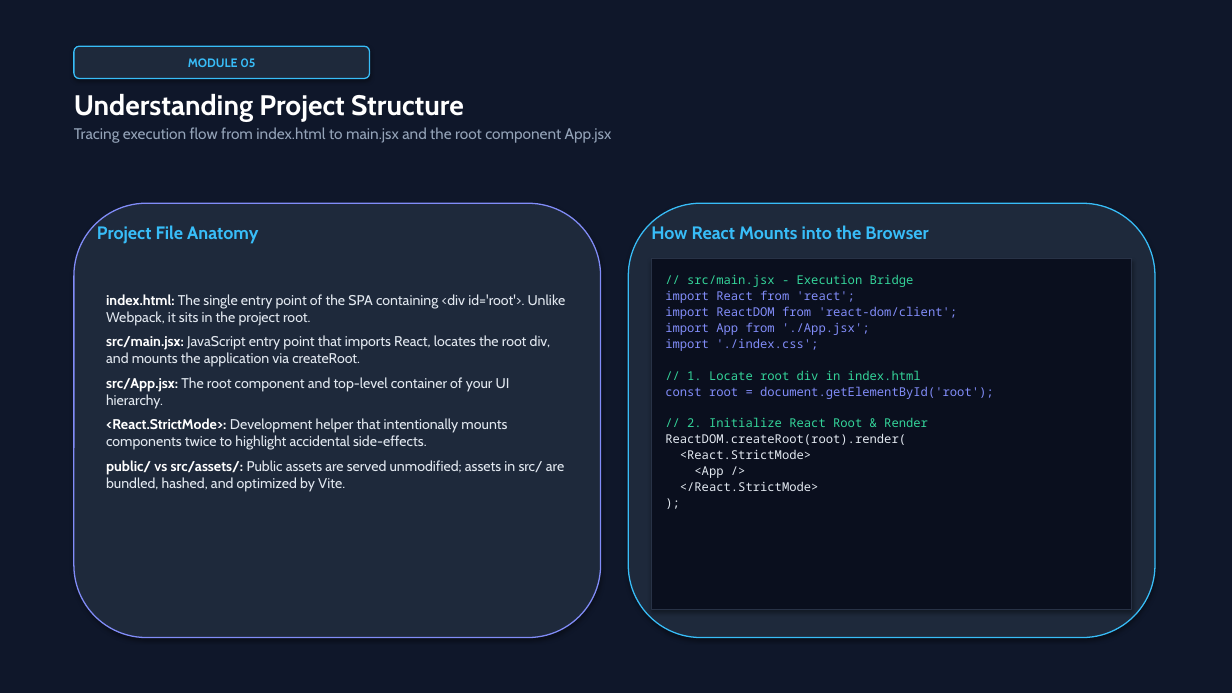
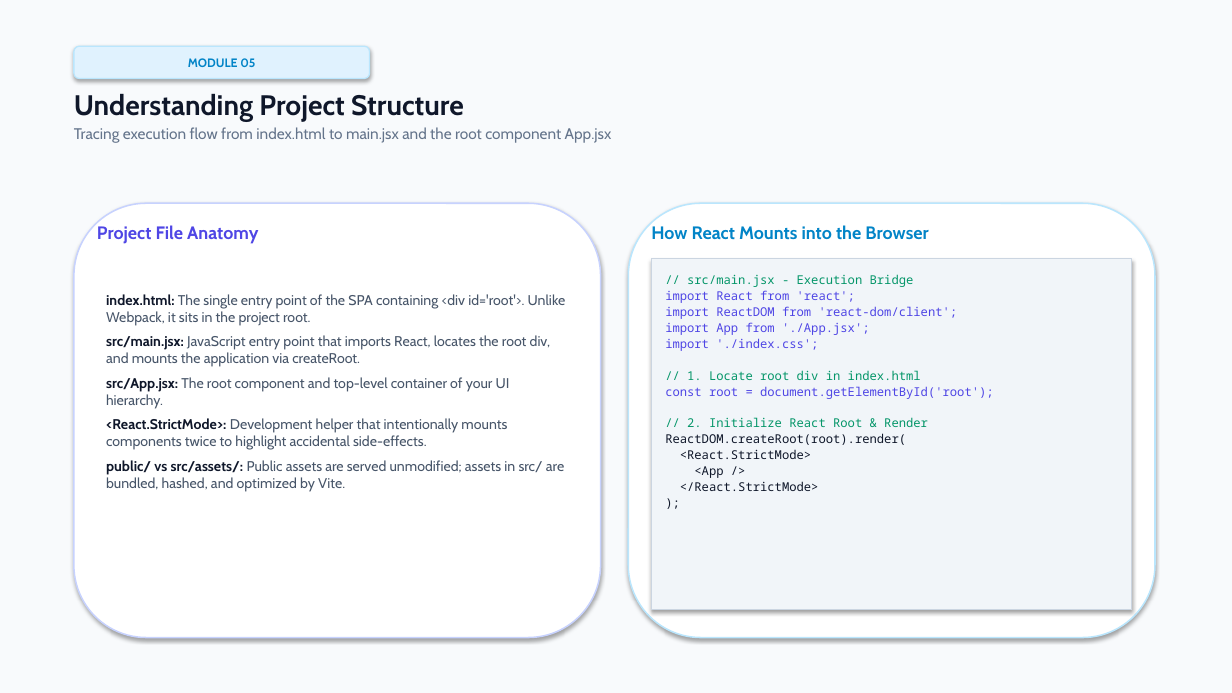
Before and after one commit to annamalai2912/mernStack, a slide deck: slide 8 of React_and_JSX_Masterclass.pptx. Drawn at 1232x693 pixels with LibreOffice and Linux fonts; fonts in the diff are those of the drawing. Boxes give left, top, right and bottom in pixels: in the first picture for what was removed or moved away, otherwise in the second. Text is boxed around its words. In the diff, an @@ line names an element or a change of style, - is before the commit and + after.

Commit message:
style: switch PowerPoint presentation to clean light color palette

```diff
--- a/React_and_JSX_Masterclass.pptx
+++ b/React_and_JSX_Masterclass.pptx
@@ rectangle at (x1=0, y1=0, x2=1232, y2=693): fill #0F172A to #F8FAFC @@
@@ rounded rectangle "MODULE 05" at (x1=74, y1=46, x2=370, y2=79): text colour #38BDF8 to #0284C7; fill #1E293B to #E0F2FE; outline #38BDF8 1 pt to #BAE6FD 1 pt @@
@@ text "Understanding Project Structure" at (x1=74, y1=94, x2=612, y2=143): text colour #FFFFFF to #0F172A in "Understanding Project Structure"; text colour #94A3B8 to #64748B in "Tracing execution flow from index.html to main.jsx ..." @@
@@ rounded rectangle at (x1=74, y1=203, x2=601, y2=638): fill #1E293B to #FFFFFF; outline #818CF8 1 pt to #C7D2FE 1.2 pt @@
@@ rounded rectangle at (x1=628, y1=203, x2=1155, y2=638): fill #1E293B to #FFFFFF; outline #38BDF8 1 pt to #BAE6FD 1.2 pt @@
@@ text "Project File Anatomy" at (x1=97, y1=225, x2=258, y2=244): text colour #38BDF8 to #4F46E5 @@
@@ text "How React Mounts into the ..." at (x1=651, y1=225, x2=928, y2=240): text colour #38BDF8 to #0284C7 @@
@@ text "index.html: The single entry point ..." at (x1=106, y1=294, x2=566, y2=492): text colour #FFFFFF to #0F172A in "index.html:", "src/main.jsx:", "src/App.jsx:", "<React.StrictMode>:" and 1 more places; text colour #E2E8F0 to #475569 in "The single entry point of the SPA ...", "JavaScript entry point that imports React, locates ...", "The root component and top-level container of ...", "Development helper that intentionally mounts components twic ..." and 1 more places @@
@@ rectangle at (x1=652, y1=259, x2=1132, y2=610): fill #0A0F1E to #F1F5F9; outline #283246 1 pt to #CBD5E1 1 pt @@
@@ text "// src/main.jsx - Execution Bridge" at (x1=665, y1=274, x2=994, y2=491): text colour #34D399 to #059669 in "// src/main.jsx - Execution Bridge", "// 1. Locate root div in index.html", "// 2. Initialize React Root & Render"; text colour #818CF8 to #4F46E5 in "import React from 'react';", "import ReactDOM from 'react-dom/client';", "import App from './App.jsx';", "import './index.css';" and 1 more places; text colour #E2E8F0 to #0F172A in "ReactDOM.createRoot(root).render(", "<React.StrictMode>", "<App />", "</React.StrictMode>" and 1 more places @@
```
Also in this commit, not shown: 16 other slides changed, 1 other file.
